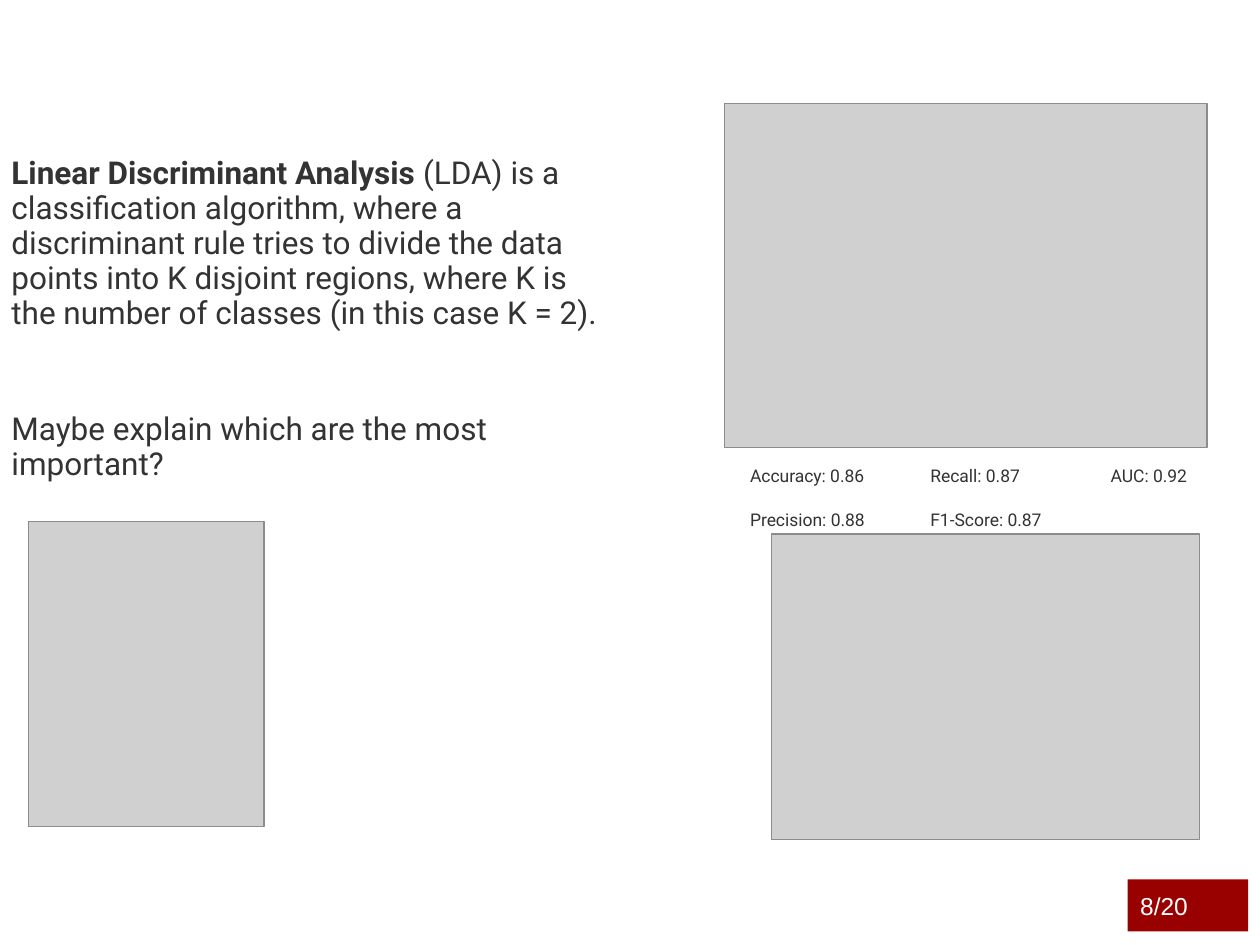
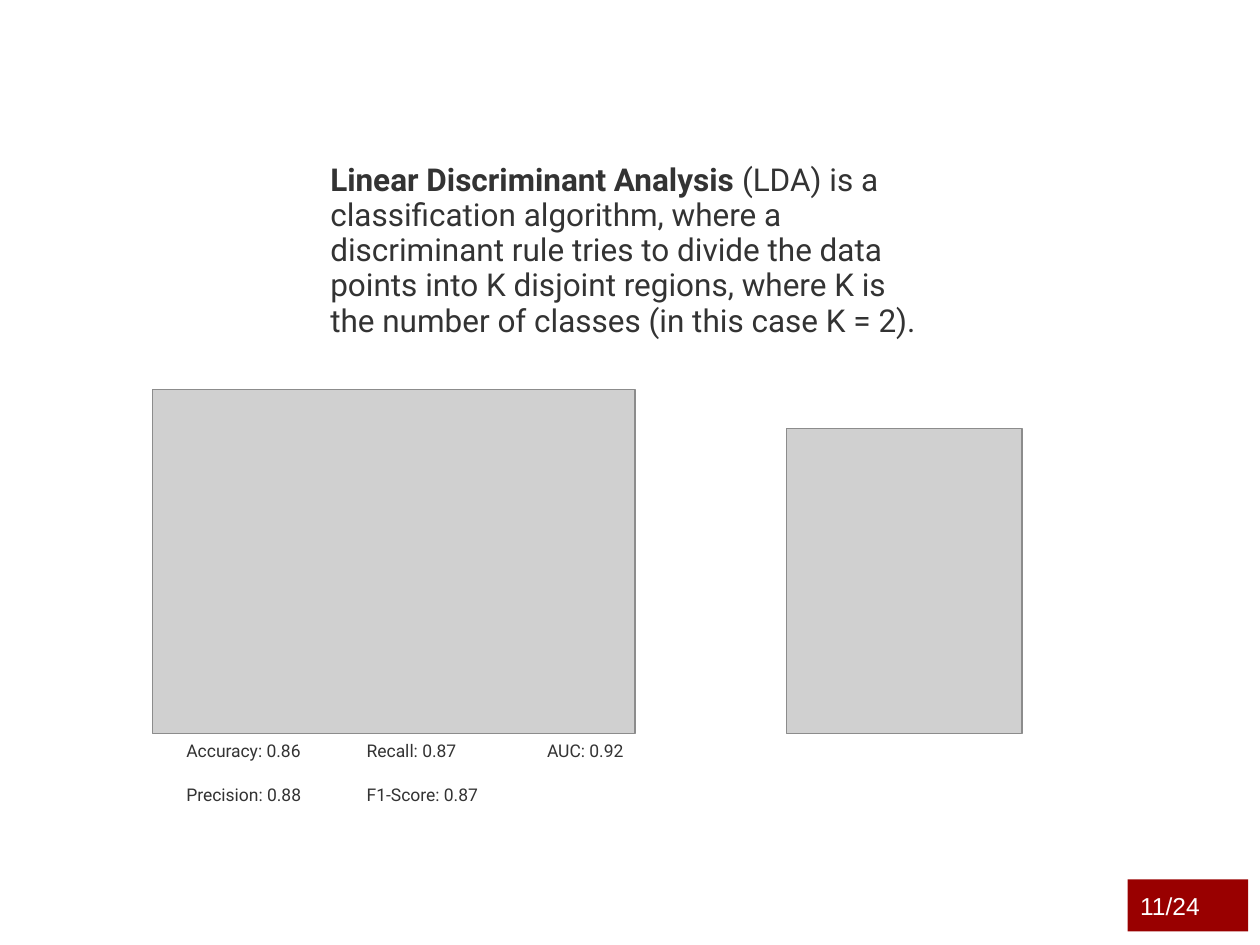
Before and after one commit to marcouderzo/CoronaryHeartDisease-Prediction, a slide deck: slide 12 of slides.pptx (slide 9 before the commit). Drawn at 1260x945 pixels with LibreOffice and Linux fonts; fonts in the diff are those of the drawing; grey boxes stand for pictures; background and template pictures are left out. Boxes give left, top, right and bottom in pixels: in the first picture for what was removed or moved away, otherwise in the second. Text is boxed around its words. In the diff, an @@ line names an element or a change of style, - is before the commit and + after.

```diff
--- a/slides.pptx
+++ b/slides.pptx
@@ text "Linear Discriminant Analysis (LDA) is ...": place and size @@
-text "Linear Discriminant Analysis (LDA) is ..." at (11, 159, 597, 482)
+text "Linear Discriminant Analysis (LDA) is ..." at (330, 166, 916, 339)
@@ picture: place and size @@
-picture at (724, 103, 1207, 447)
+picture at (152, 389, 635, 733)
@@ text at (11, 416, 487, 482): paragraph removed @@
-Maybe explain which are the most important?
@@ picture: place and size @@
-picture at (29, 522, 265, 827)
+picture at (786, 428, 1022, 733)
@@ picture removed at (771, 534, 1198, 839) @@
@@ text "Accuracy: 0.86": place and size @@
-text "Accuracy: 0.86" at (750, 469, 1187, 526)
+text "Accuracy: 0.86" at (186, 744, 623, 801)
@@ text in rectangle at (1140, 897, 1200, 916): text changed @@
-8/20
+11/24
@@ page number at (1137, 911, 1176, 916): text changed @@
-9/10
+12/10
```
Also in this commit, not shown: 18 other slides changed, 5 slides added, 1 slide removed, 7 other files.
